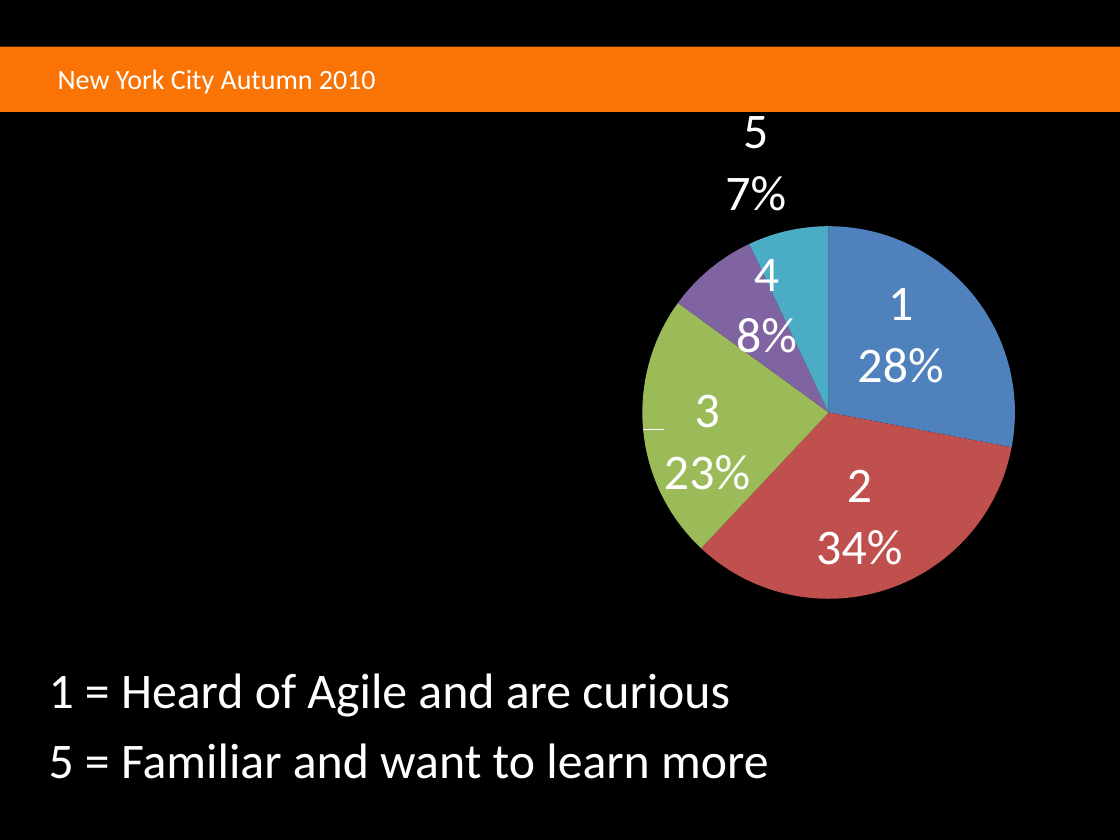
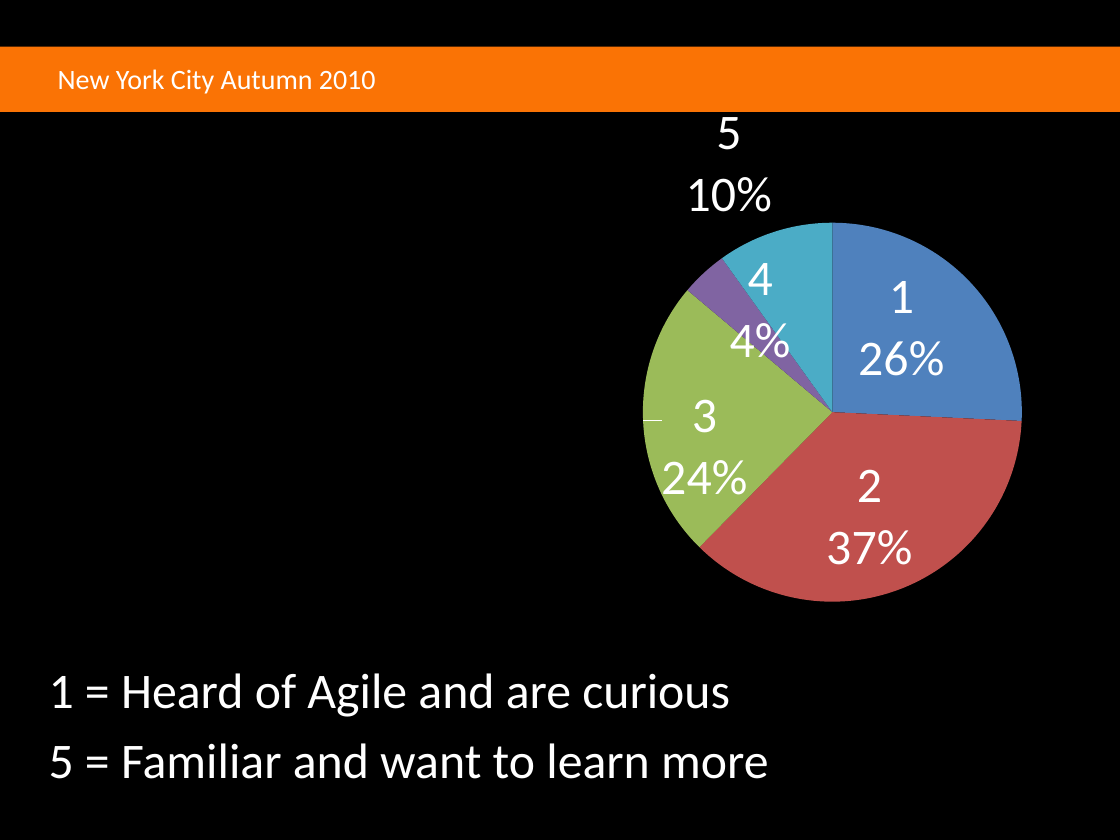
Before and after one commit to agilefire/November2010, a slide deck: slide 10 of Agile Firestarter Autumn 2010 Entry Rotation.pptx. Drawn at 1120x840 pixels with LibreOffice and Linux fonts; fonts in the diff are those of the drawing; background and template pictures are left out. Boxes give left, top, right and bottom in pixels: in the first picture for what was removed or moved away, otherwise in the second. Text is boxed around its words. In the diff, an @@ line names an element or a change of style, - is before the commit and + after.

```diff
--- a/Agile Firestarter Autumn 2010 Entry Rotation.pptx
+++ b/Agile Firestarter Autumn 2010 Entry Rotation.pptx
@@ pie chart at (429, 84, 1120, 737) @@
-Series 1: 0.28, 0.34, 0.23, 0.08, 0.07
+Series 1: 0.26, 0.37, 0.24, 0.04, 0.1
```
Also in this commit, not shown: 2 other files.
